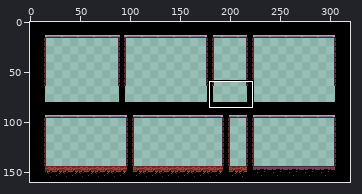
A sprite sheet gets an edit: GDIM 61/Assets/Sprites/LevelMaps/Level3Walls.png. The picture above shows the old version from afar; the outline marks the close-up.
Close-up. Earlier state:
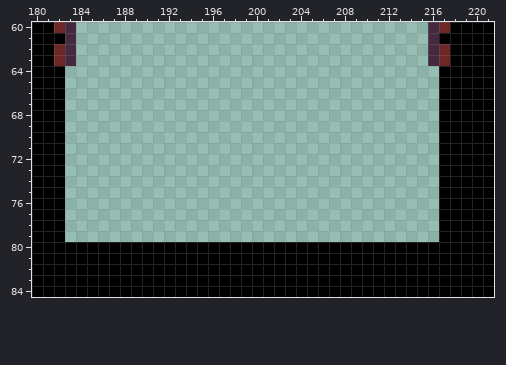
The file is 320x160 pixels. Shown: x 180..221, y 60..84. The commit also changed other parts of the picture, which this record leaves out.
Once edited:
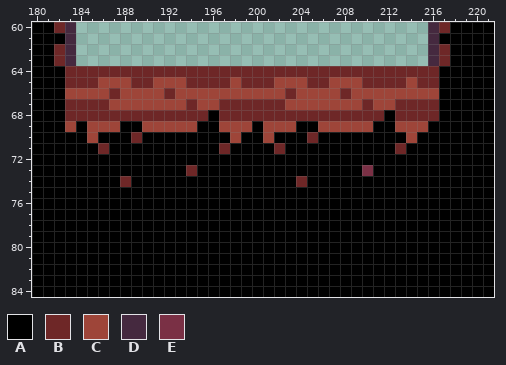
Palette (. is transparent): A #000000  B #6e2727  C #9e4539  D #45293f  E #7a3045
Changes in this commit:
There is now colour A in row 68 at x 196 and 212; in row 69 at x 184, 188 to 189, 195 to 196, 200, 204 to 205, 211 to 212 and 216; in row 70 at x 183 to 184, 186 to 188, 190 to 197, 199 to 200, 202 to 204, 206 to 213 and 215 to 216; in row 71 at x 183 to 185, 187 to 196, 198 to 201, 203 to 212 and 214 to 216; in row 72 at x 183 to 216; in row 73 at x 183 to 193, 195 to 209 and 211 to 216.
There is now colour A in row 74 at x 183 to 187, 189 to 203 and 205 to 216; in rows 75 to 79 at x 183 to 216.
There is now colour B in row 64 at x 183 to 216; in row 65 at x 183 to 185, 189 to 190, 194 to 197, 199 to 201, 205 to 206, 210 to 213 and 215 to 216; in row 66 at x 187, 192, 203 and 208; in row 67 at x 183 to 186, 194, 197 to 202, 210 and 213 to 216; in row 68 at x 183 to 195, 197 to 211 and 213 to 216; in row 70 at x 189 and 205.
There is now colour B in row 71 at x 186, 197, 202 and 213; in row 73 at x 194; in row 74 at x 188 and 204.
There is now colour C in row 65 at x 186 to 188, 191 to 193, 198, 202 to 204, 207 to 209 and 214; in row 66 at x 183 to 186, 188 to 191, 193 to 202, 204 to 207 and 209 to 216; in row 67 at x 187 to 193, 195 to 196, 203 to 209 and 211 to 212; in row 69 at x 183, 185 to 187, 190 to 194, 197 to 199, 201 to 203, 206 to 210 and 213 to 215; in row 70 at x 185, 198, 201 and 214.
There is now colour E in row 73 at x 210.
Pixel boxes of the changes (left, top, right, bottom) in both close-ups:
added: (65, 66, 439, 242)
